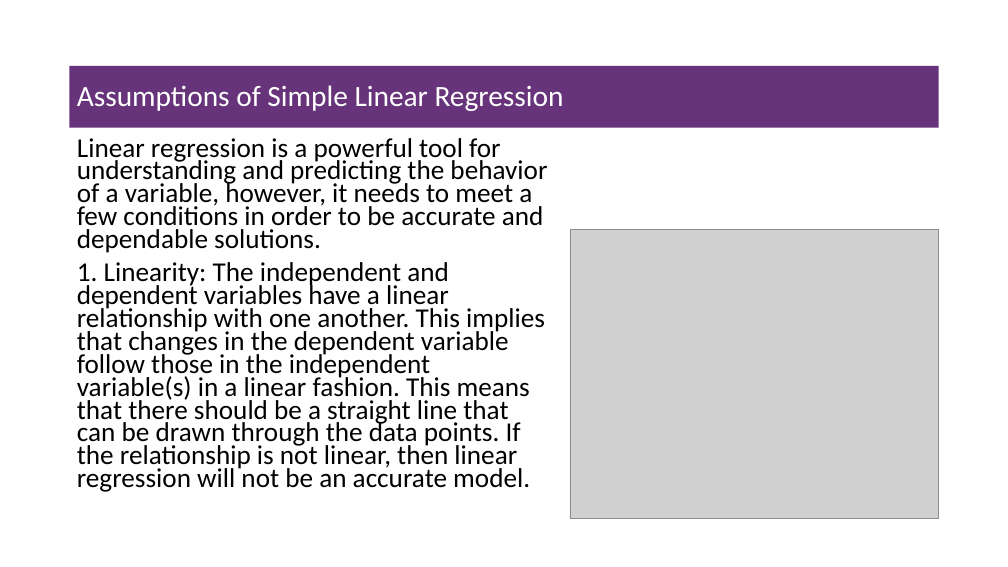
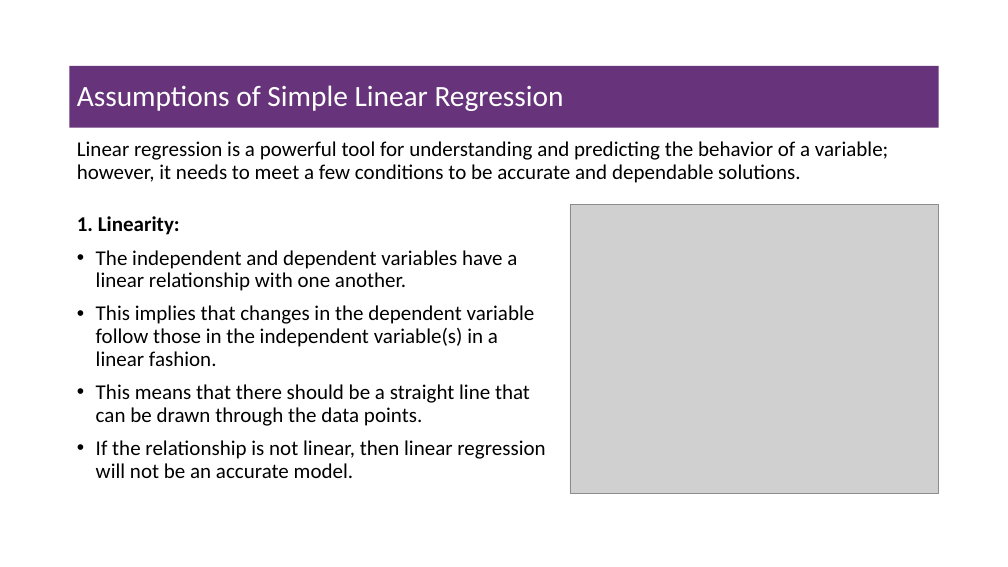
Before and after one commit to msfasha/307304-Data-Mining, a slide deck: slide 21 of 20243/Part 2-Regression/simple linear regression slides.pptx (slide 17 before the commit). Drawn at 1008x567 pixels with LibreOffice and Linux fonts; fonts in the diff are those of the drawing; grey boxes stand for pictures; background and template pictures are left out. Boxes give left, top, right and bottom in pixels: in the first picture for what was removed or moved away, otherwise in the second. Text is boxed around its words. In the diff, an @@ line names an element or a change of style, - is before the commit and + after.

Commit message:
modify regression pptx

```diff
--- a/20243/Part 2-Regression/simple linear regression slides.pptx
+++ b/20243/Part 2-Regression/simple linear regression slides.pptx
@@ text at [77,141,888,183]: text changed; size 25.9 to 20 pt @@
-Linear regression is a powerful tool for understanding and predicting the behavior of a variable, however, it needs to meet a few conditions in order to be accurate and dependable solutions.
-1. Linearity: The independent and dependent variables have a linear relationship with one another. This implies that changes in the dependent variable follow those in the independent variable(s) in a linear fashion. This means that there should be a straight line that can be drawn through the data points. If the relationship is not linear, then linear regression will not be an accurate model.
+Linear regression is a powerful tool for understanding and predicting the behavior of a variable; however, it needs to meet a few conditions to be accurate and dependable solutions.
@@ picture: place and size @@
-picture at [570,230,939,520]
+picture at [570,204,939,494]
@@ text added at [77,216,545,478], 20 pt, text #000000 @@
+1. Linearity:
+• The independent and dependent variables have a linear relationship with one another.
+• This implies that changes in the dependent variable follow those in the independent variable(s) in a linear fashion.
+• This means that there should be a straight line that can be drawn through the data points.
+• If the relationship is not linear, then linear regression will not be an accurate model.
```
Also in this commit, not shown: 6 other slides changed, 4 slides added, 1 slide removed.
